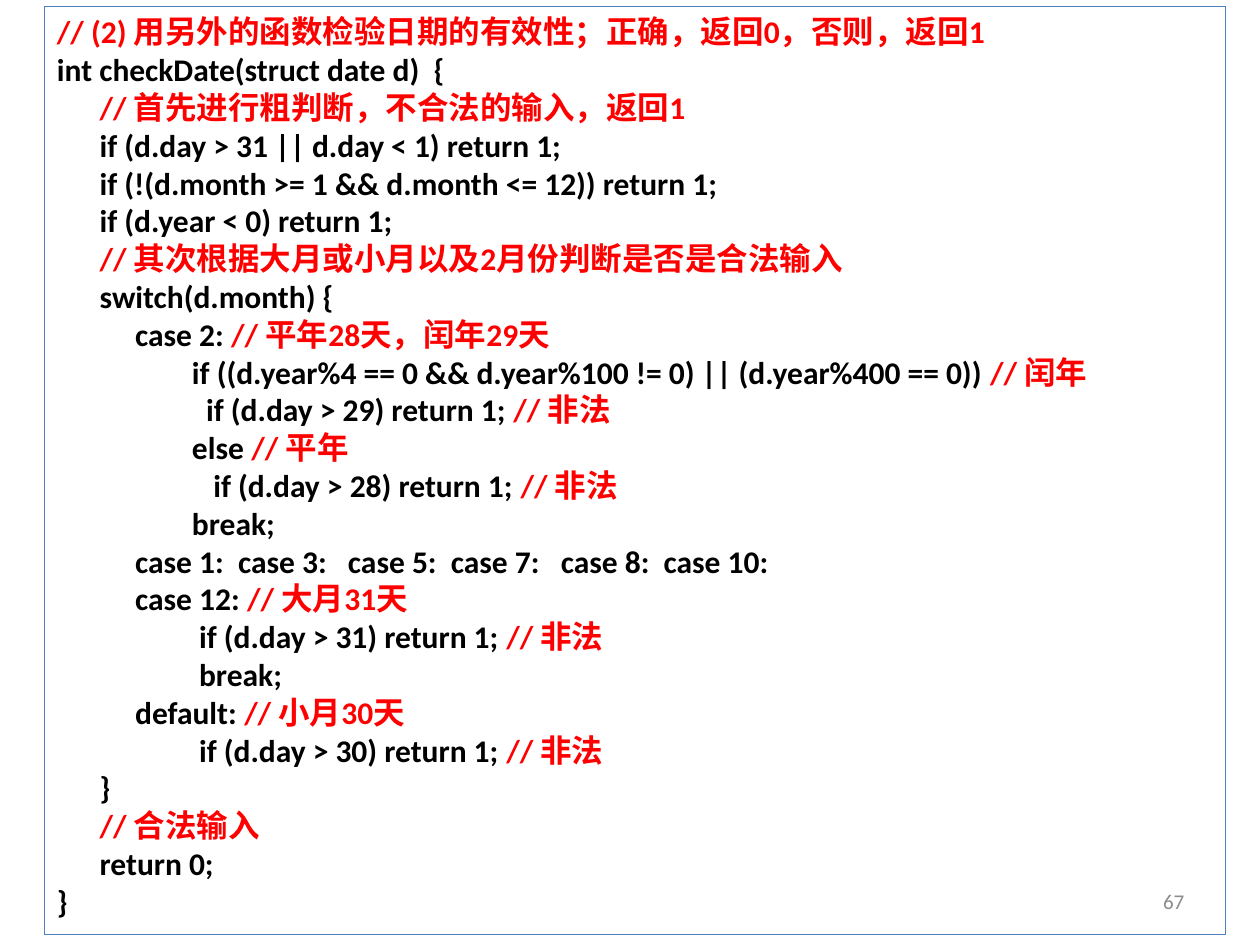
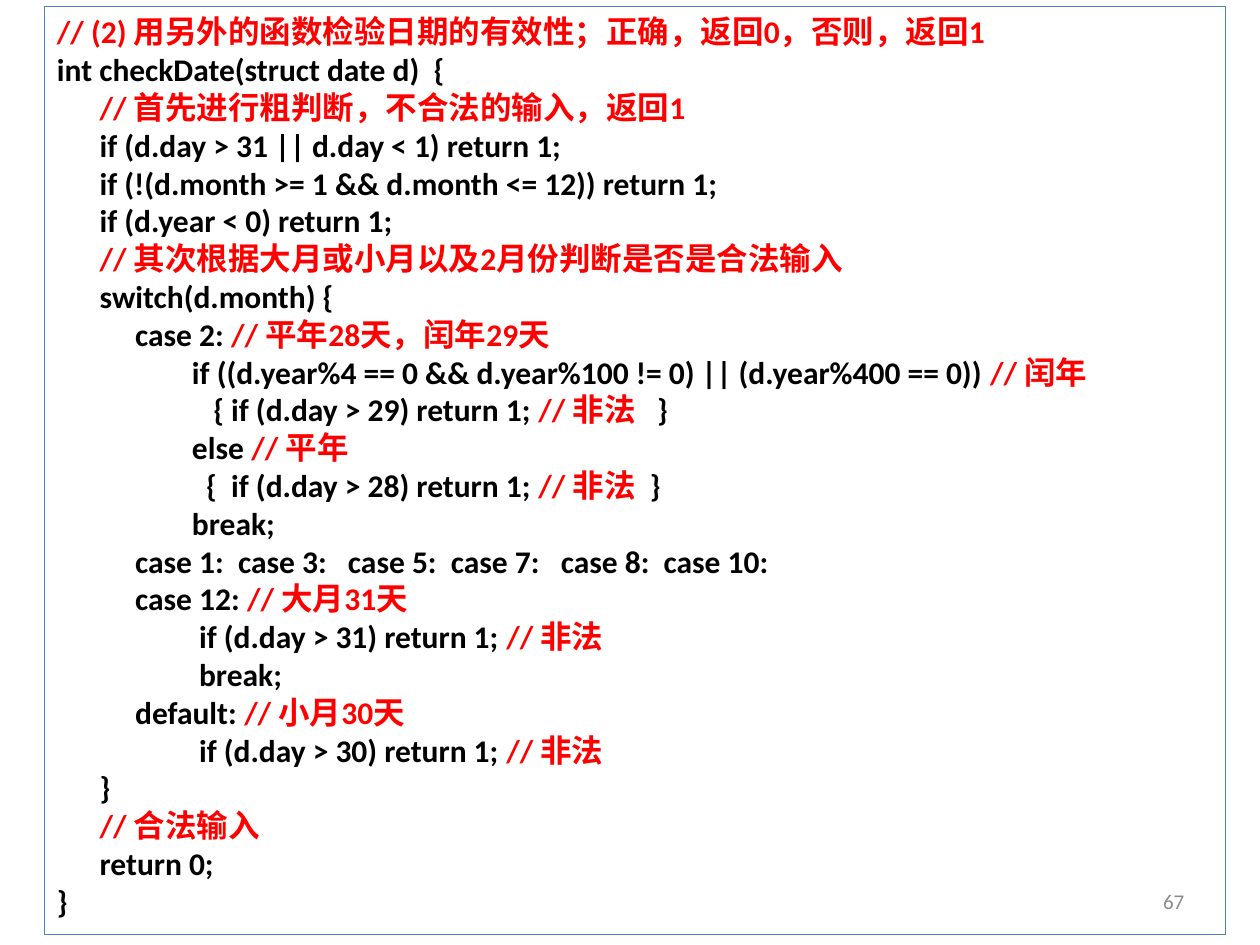
Before and after one commit to jtrfid/C-Repositories, a slide deck: slide 67 of 2016/上机安排.pptx. Drawn at 1260x945 pixels with LibreOffice and Linux fonts; fonts in the diff are those of the drawing. Boxes give left, top, right and bottom in pixels: in the first picture for what was removed or moved away, otherwise in the second. Text is boxed around its words. In the diff, an @@ line names an element or a change of style, - is before the commit and + after.

```diff
--- a/2016/上机安排.pptx
+++ b/2016/上机安排.pptx
@@ text in rectangle at [231,394,636,426]: text changed @@
-if (d.day > 29) return 1; // 非法
+{ if (d.day > 29) return 1; // 非法 }
@@ text in rectangle at [231,470,636,502]: text changed @@
-if (d.day > 28) return 1; // 非法
+{ if (d.day > 28) return 1; // 非法 }
```
Also in this commit, not shown: 1 other slide changed.
